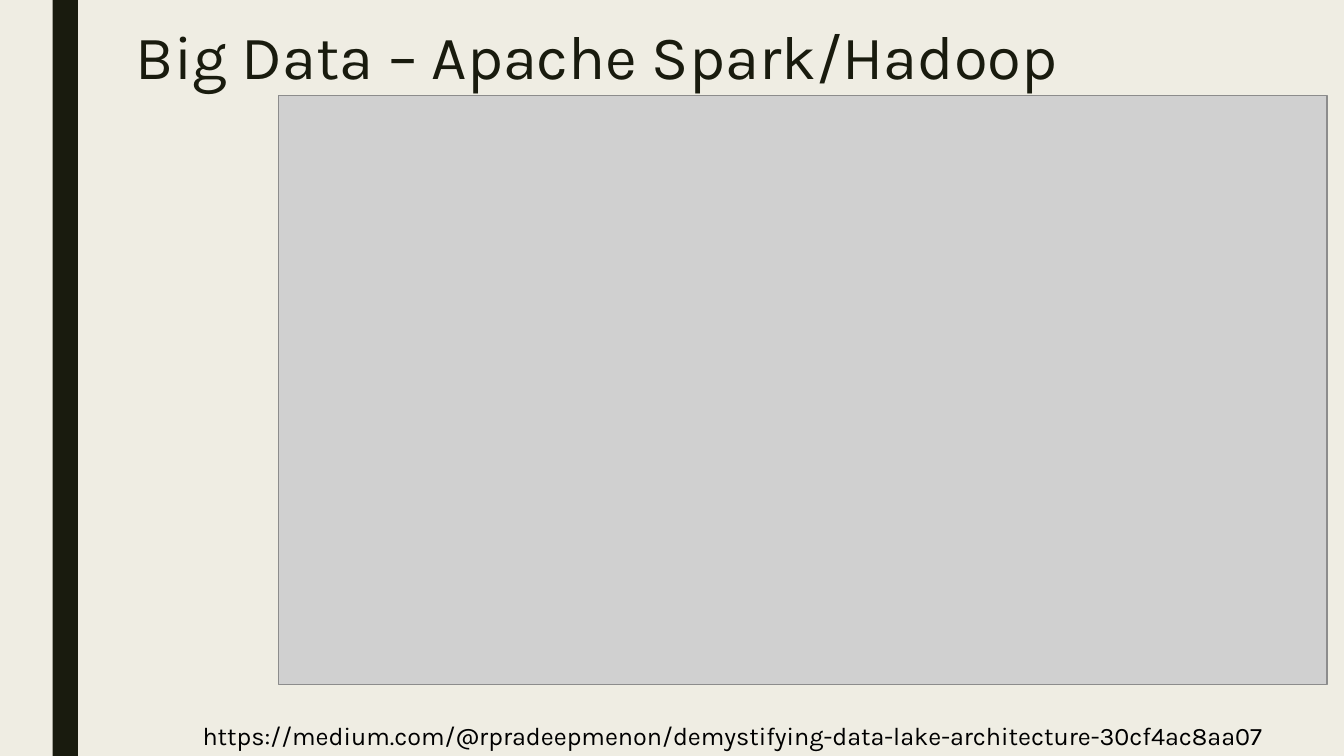
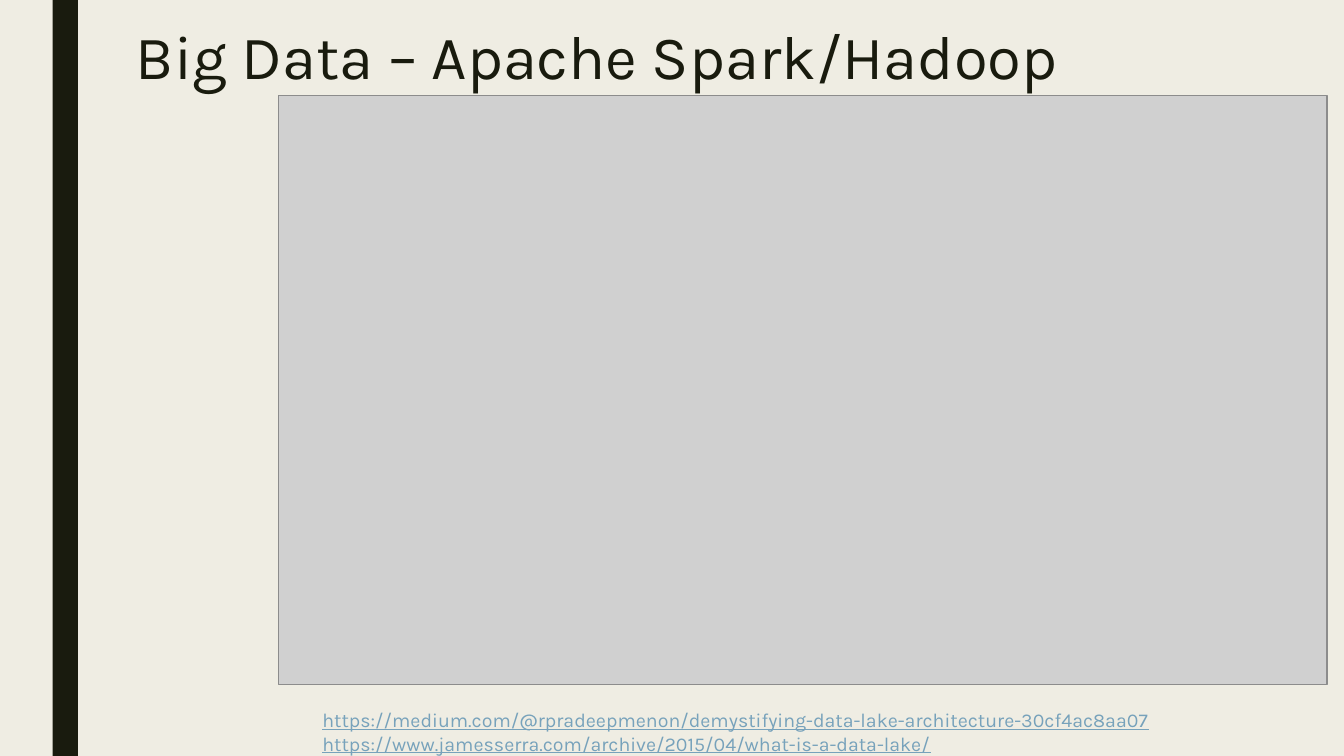
Before and after one commit to dougfoo/machineLearning, a slide deck: slide 18 of talks/MachineLearning101.pptx. Drawn at 1344x756 pixels with LibreOffice and Linux fonts; fonts in the diff are those of the drawing; grey boxes stand for pictures. Boxes give left, top, right and bottom in pixels: in the first picture for what was removed or moved away, otherwise in the second. Text is boxed around its words. In the diff, an @@ line names an element or a change of style, - is before the commit and + after.

```diff
--- a/talks/MachineLearning101.pptx
+++ b/talks/MachineLearning101.pptx
@@ text "https://medium.com/@rpradeepmenon/demystifying-data-lake-arc ...": place and size @@
-text "https://medium.com/@rpradeepmenon/demystifying-data-lake-arc ..." at box(203, 726, 1262, 751)
+text "https://medium.com/@rpradeepmenon/demystifying-data-lake-arc ..." at box(322, 713, 1147, 756)
@@ text at box(322, 713, 1147, 732): size 18 to 14 pt, text colour #000000 to #77A2BB, underline on in "https://medium.com/@rpradeepmenon/demystifying-data-lake-arc ..." @@
@@ text at box(322, 737, 929, 756): paragraph added @@
+https://www.jamesserra.com/archive/2015/04/what-is-a-data-lake/
```
Also in this commit, not shown: 6 other slides changed.
